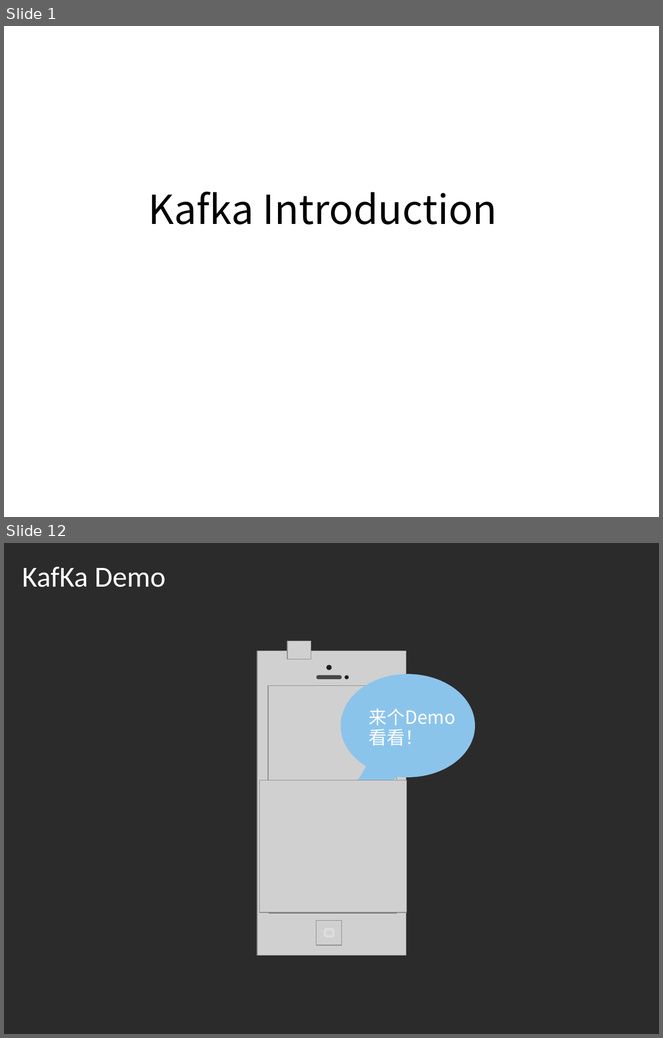
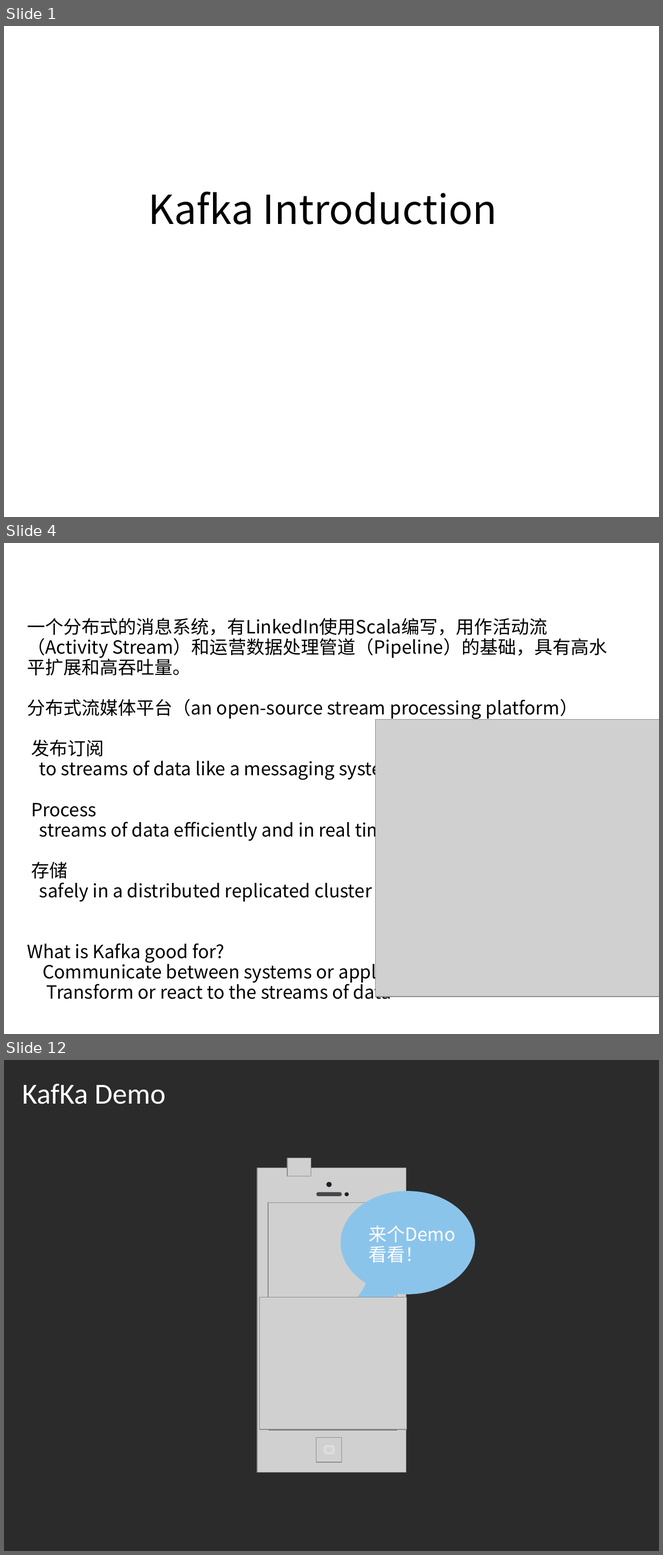
Before and after one commit to kurtishu/KurtisHu.github.io, a slide deck: remote/Kafka Introduction.ppt. Shown one above the other, each under a label of ours: slides 1 and 12 before the commit, slides 1, 4 and 12 after it; the slides between them are not shown. The pictures are 663x1038 and 663x1555 pixels, drawn with LibreOffice and Linux fonts; fonts in the diff are those of the drawing; grey boxes stand for pictures; background and template pictures are left out; a plain dark background stands for a picture behind light text. Boxes give left, top, right and bottom in pixels: in the first picture for what was removed or moved away, otherwise in the second. Text is boxed around its words. In the diff, an @@ line names an element or a change of style, - is before the commit and + after.

```diff
--- a/remote/Kafka Introduction.ppt
+++ b/remote/Kafka Introduction.ppt
@@ slide 4 added at bbox=[4, 543, 659, 1034], background picture (left out) @@
@@ title added at bbox=[16, 550, 402, 589], 32 pt, text #FFFFFF @@
+Kafka简介
@@ text added at bbox=[27, 618, 607, 1000], 20 pt, text #000000 @@
+一个分布式的消息系统，有LinkedIn使用Scala编写，用作活动流（Activity Stream）和运营数据处理管道（Pipeline）的基础，具有高水平扩展和高吞吐量。
+分布式流媒体平台（an open-source stream processing platform）
+发布订阅
+to streams of data like a messaging system
+Process
+streams of data efficiently and in real time
+存储
+safely in a distributed replicated cluster
+What is Kafka good for?
+• Communicate between systems or applications
+• Transform or react to the streams of data
@@ text added at bbox=[39, 624, 112, 647], 20 pt, text #FFFFFF, bold @@
+直播原理
@@ picture added at bbox=[375, 720, 659, 997] @@
```
Also in this commit, not shown: 5 slides changed, 5 other slides added, 5 slides removed.
